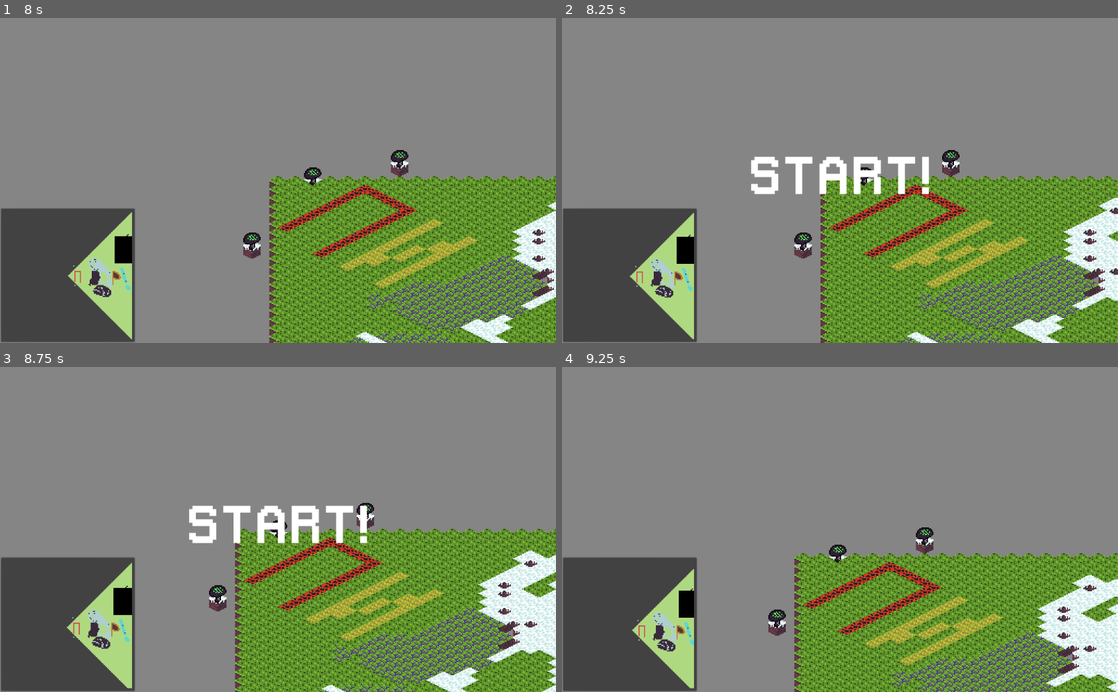
Above: before the commit, frames 1-4 (two rows, left to right).
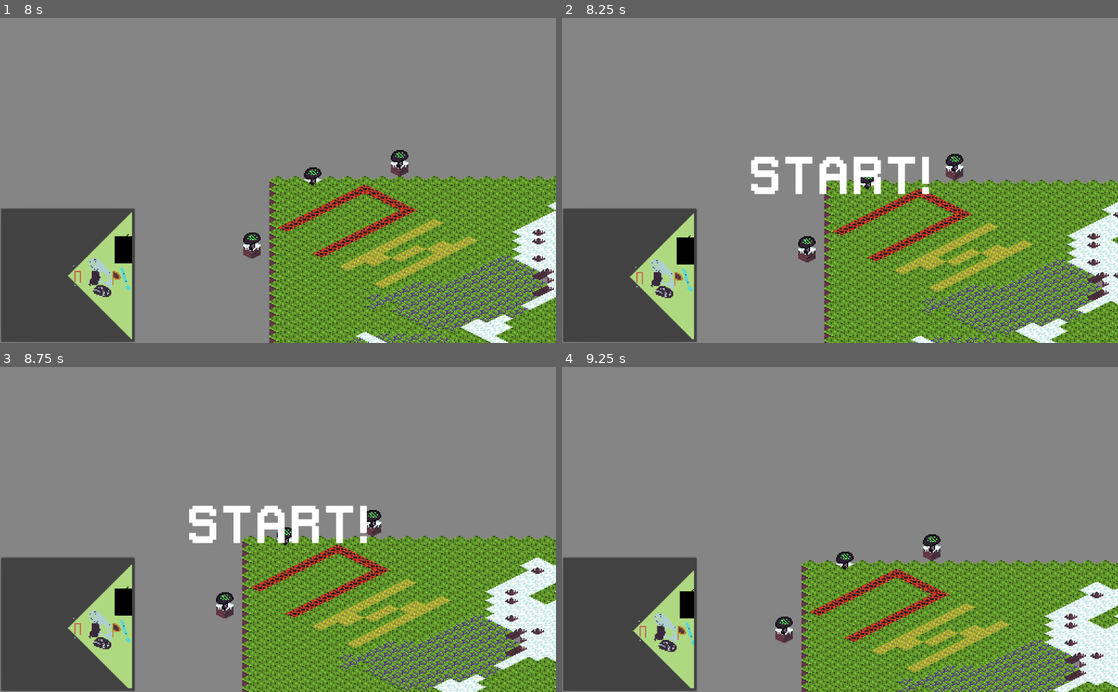
Above: after the commit, the same moments.

Repository: Ducklings-Studio/GGJ-2023
Game: Godot game, scene res://Scenes/Menu.tscn
Two runs of this game, one before a commit and one after it. Both use one fixed random seed, a clock stepped at 60 frames per second and the inputs below.
Inputs (mouse positions are in pixels of both pictures, inside the frame that each line leads up to):
- Up to frame 1 (8 s): click "Play" at 0.5 s; click "Play" at 1.25 s; click "Easy" at 2 s; tap Enter at 2.75, 5.75 s; move the mouse to (400, 164) at 2.77 s; hold Right (ui_right) 2.78-3.53 s; hold Ctrl 2.78-3.53 s; click (400, 164) at 2.92 s; tap Space at 3.02, 3.05, 3.32, 3.5, 3.6, 3.77, 4.07, 4.55, 5.27, 5.57, 6.77, 7.07, 7.55 s; move the mouse to (166, 196) at 3.52 s; hold Down (ui_down) 3.53-4.28 s; tap Ctrl at 3.8, 5.1, 6.6 s; move the mouse to (333, 109) at 4.27 s; hold Right (ui_right) 4.28-5.03 s; hold Ctrl 4.28-5.03 s; move the mouse to (250, 245) at 5.02 s; hold Up (ui_up) 5.03-5.78 s; click (250, 245) at 5.17 s; move the mouse to (444, 229) at 5.77 s; hold Space 5.78-6.53 s; hold Left (ui_left) 5.78-7.28 s; move the mouse to (111, 131) at 6.52 s; move the mouse to (305, 180) at 7.27 s; hold Down (ui_down) from 7.28 s (still down); hold Ctrl from 7.28 s (still down); click (305, 180) at 7.42 s
- Up to frame 2 (8.25 s): move the mouse to (756, 99) at 8.02 s; release Down (ui_down) at 8.03 s; release Ctrl at 8.03 s; hold Right (ui_right) from 8.03 s (still down); tap Space at 8.1 s
- Up to frame 3 (8.75 s): keep holding Right (ui_right); tap Space at 8.27, 8.57 s; tap Ctrl at 8.3 s
- Up to frame 4 (9.25 s): move the mouse to (962, 513) at 8.77 s; release Right (ui_right) at 8.78 s; hold Up (ui_up) from 8.78 s (still down); hold Ctrl from 8.78 s (still down); tap Space at 9.02, 9.05 s

Frame 1 is identical in both runs. In frame 2, 17% of the frame differs, in the area x 12-100%, y 40-100%; in frame 3, 19%, in the area x 12-100%, y 41-100%; in frame 4, 17%.

Commit message:
Camera fix

Diff:
--- a/Scripts/Camera.gd
+++ b/Scripts/Camera.gd
@@ -22,7 +22,7 @@
 	position.x = lerp(position.x, position.x + inpx * speed * zoom.x, speed * delta)
 	position.y = lerp(position.y, position.y + inpy * speed * zoom.y, speed * delta)
 
-	if Input.is_key_pressed(KEY_CONTROL):
+	if Input.is_key_pressed(KEY_SPACE):
 		if mousepos.x < marginX:
 			position.x = lerp(position.x, position.x - abs(mousepos.x - marginX)/marginX * panSpeed * zoom.x, panSpeed * delta)
 		elif mousepos.x > OS.window_size.x - marginX:
Not shown, changed: Assets/Icons/indicators.psd
